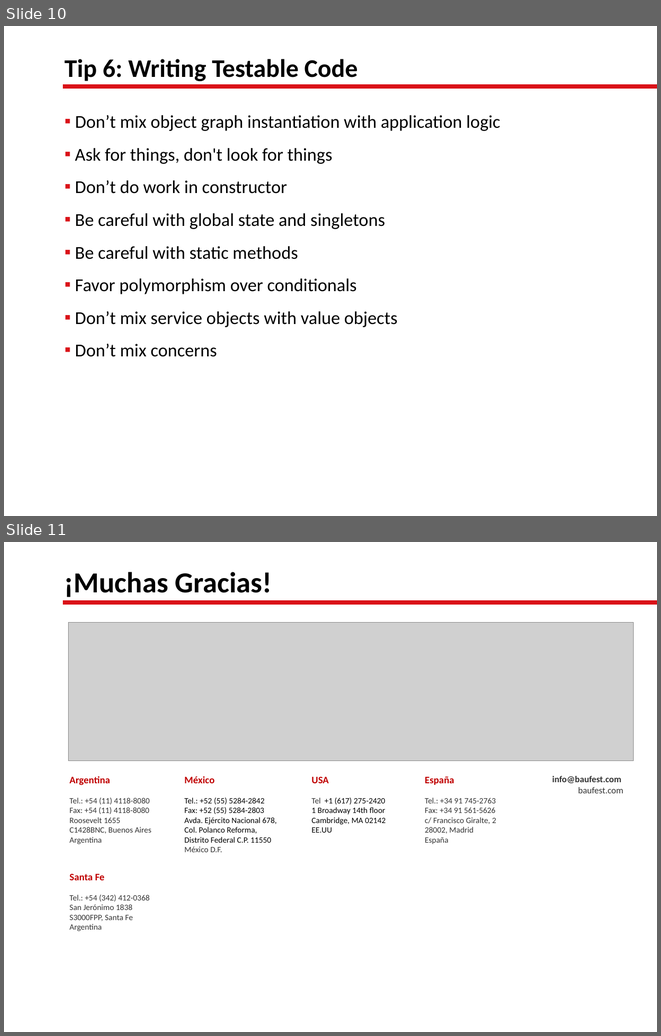
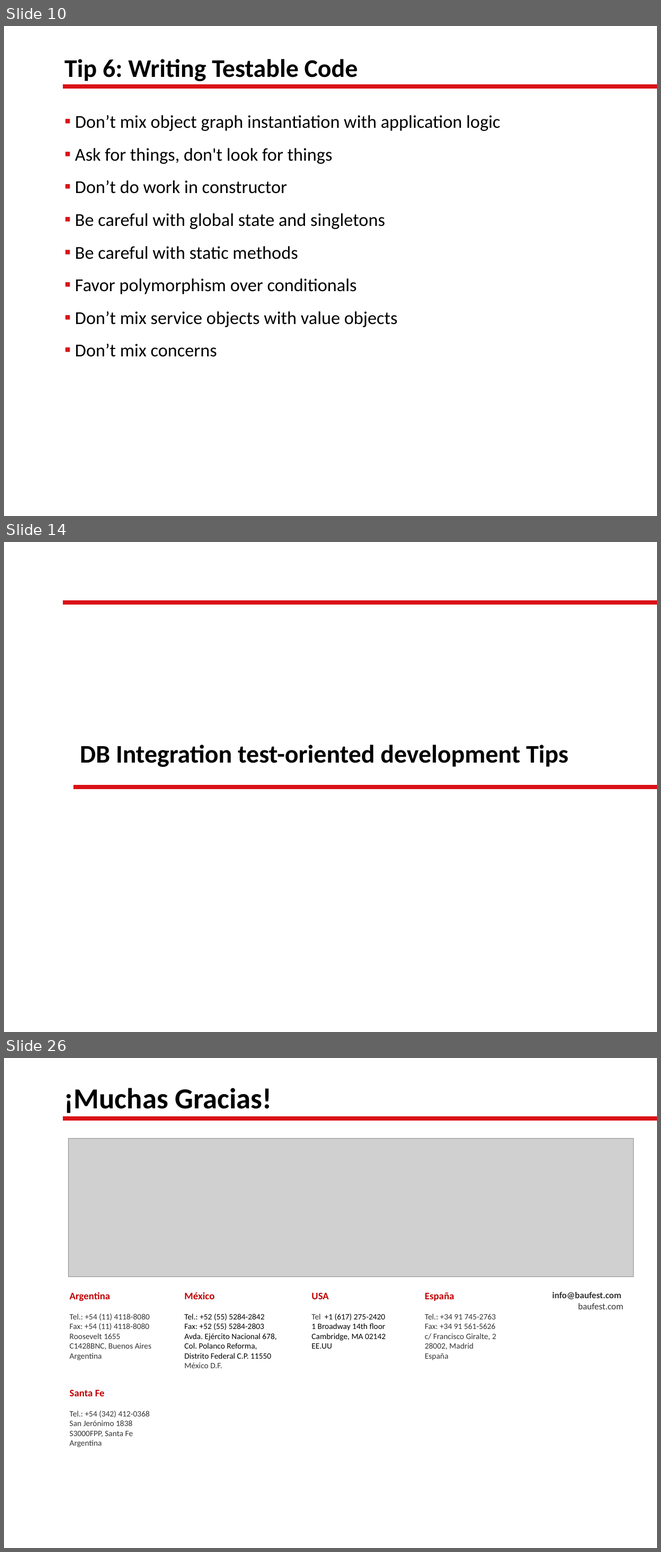
Before and after one commit to lgoldin/TestOrientedDevelopment, a slide deck: Test-Oriented Development.pptx. Shown one above the other, each under a label of ours: slides 10 and 11 before the commit, slides 10, 14 and 26 after it; the slides between them are not shown. The pictures are 661x1036 and 661x1552 pixels, drawn with LibreOffice and Linux fonts; fonts in the diff are those of the drawing; grey boxes stand for pictures; background and template pictures are left out. Boxes give left, top, right and bottom in pixels: in the first picture for what was removed or moved away, otherwise in the second. Text is boxed around its words. In the diff, an @@ line names an element or a change of style, - is before the commit and + after.

Commit message:
PPT Tips 2 y 7 + Codigo Tip 7

```diff
--- a/Test-Oriented Development.pptx
+++ b/Test-Oriented Development.pptx
@@ slide 14 added at (4,542,657,1032), background picture (left out); not listed: 1 template element that a slide beside it also shows @@
@@ title added at (80,744,568,767), 28 pt, text #000000, bold @@
+DB Integration test-oriented development Tips
@@ line added from (73, 787) to (657, 787), #DA1218 4.5 pt @@
@@ what was slide 11 is now slide 26 @@
```
Also in this commit, not shown: 4 slides changed, 15 other slides added, 1 slide removed, 11 other files.
